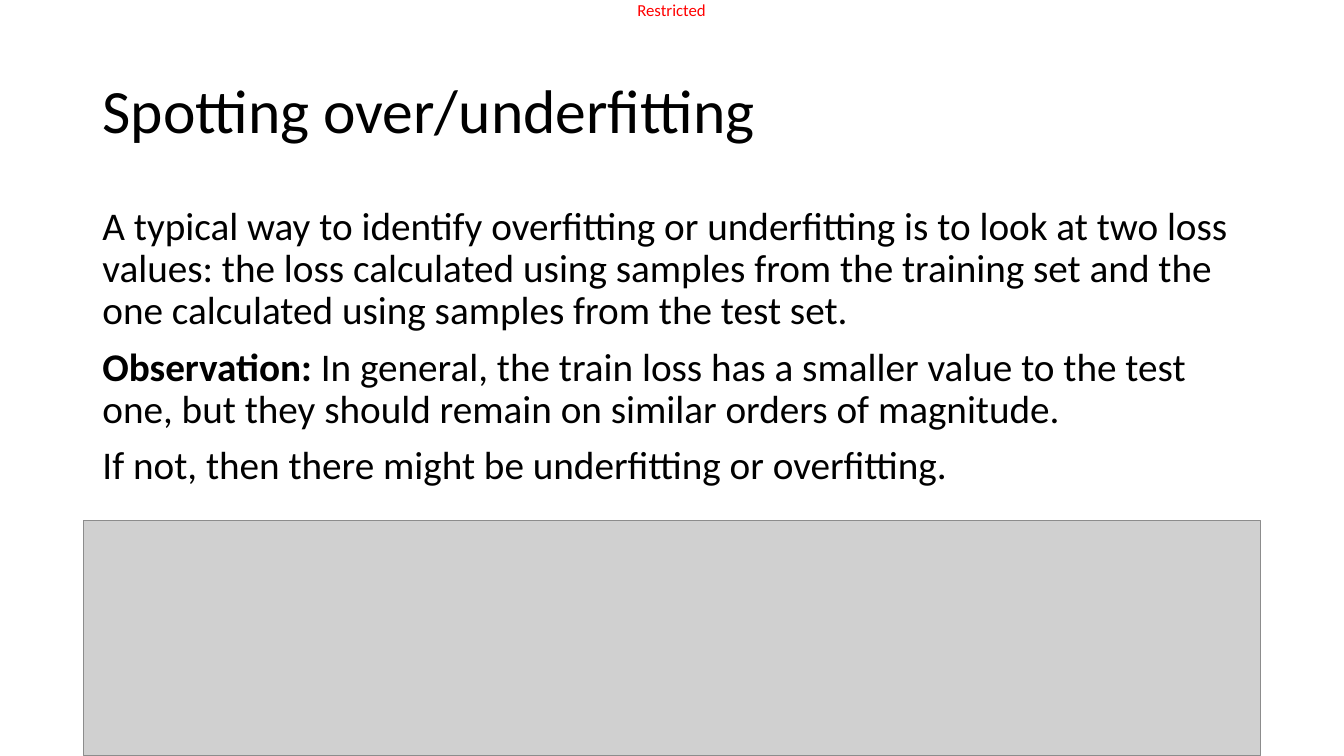
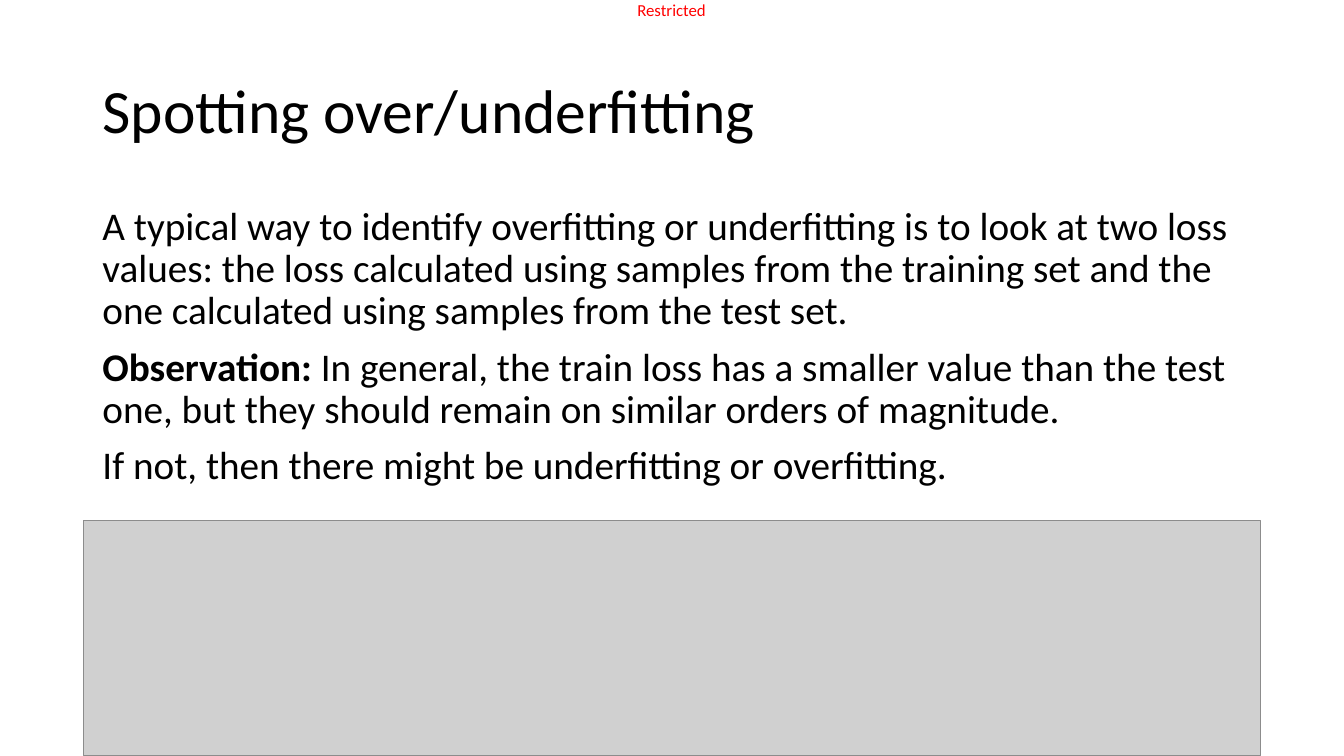
Before and after one commit to matthieudemari/SUTD_DL_50_039, a slide deck: slide 35 of W1/2. W1S2 final/W1S2.pptx (slide 34 before the commit). Drawn at 1344x756 pixels with LibreOffice and Linux fonts; fonts in the diff are those of the drawing; grey boxes stand for pictures. Boxes give left, top, right and bottom in pixels: in the first picture for what was removed or moved away, otherwise in the second. Text is boxed around its words. In the diff, an @@ line names an element or a change of style, - is before the commit and + after.

```diff
--- a/W1/2. W1S2 final/W1S2.pptx
+++ b/W1/2. W1S2 final/W1S2.pptx
@@ text at bbox=[102, 353, 1225, 430]: text changed @@
-Observation: In general, the train loss has a smaller value to the test one, but they should remain on similar orders of magnitude.
+Observation: In general, the train loss has a smaller value than the test one, but they should remain on similar orders of magnitude.
```
Also in this commit, not shown: 8 other slides changed, 1 slide added, 7 other files.
